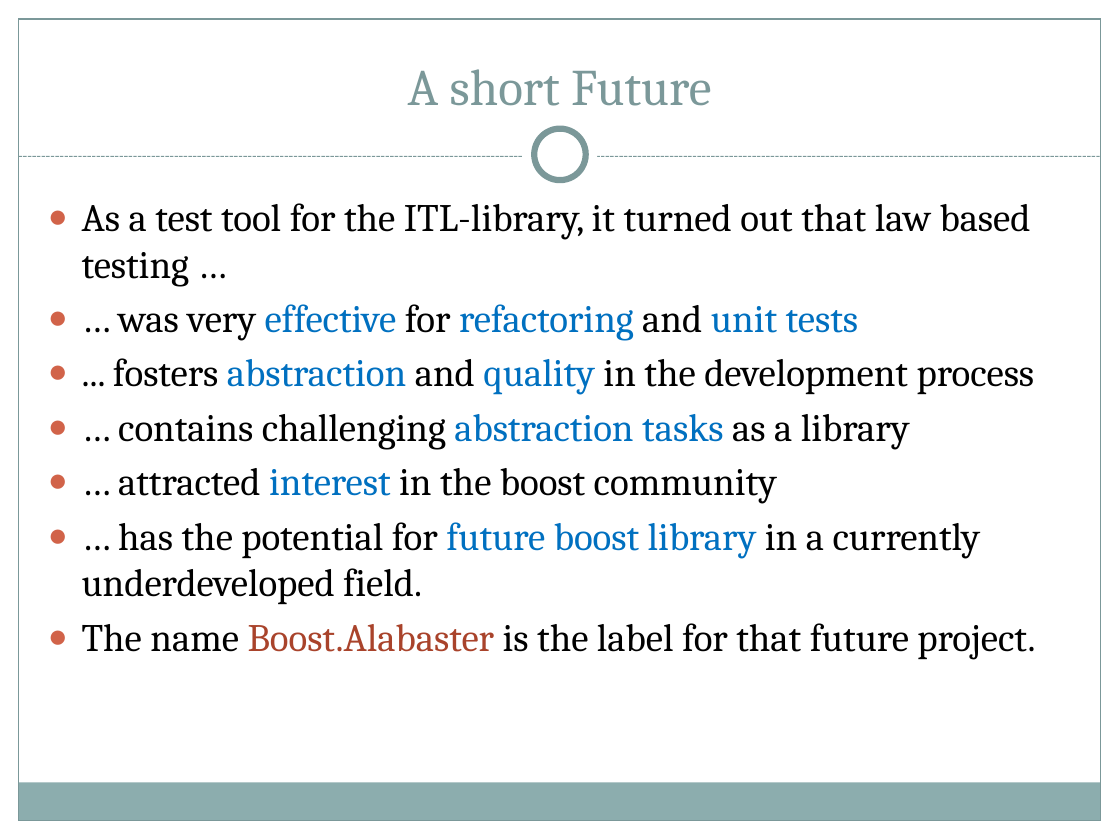
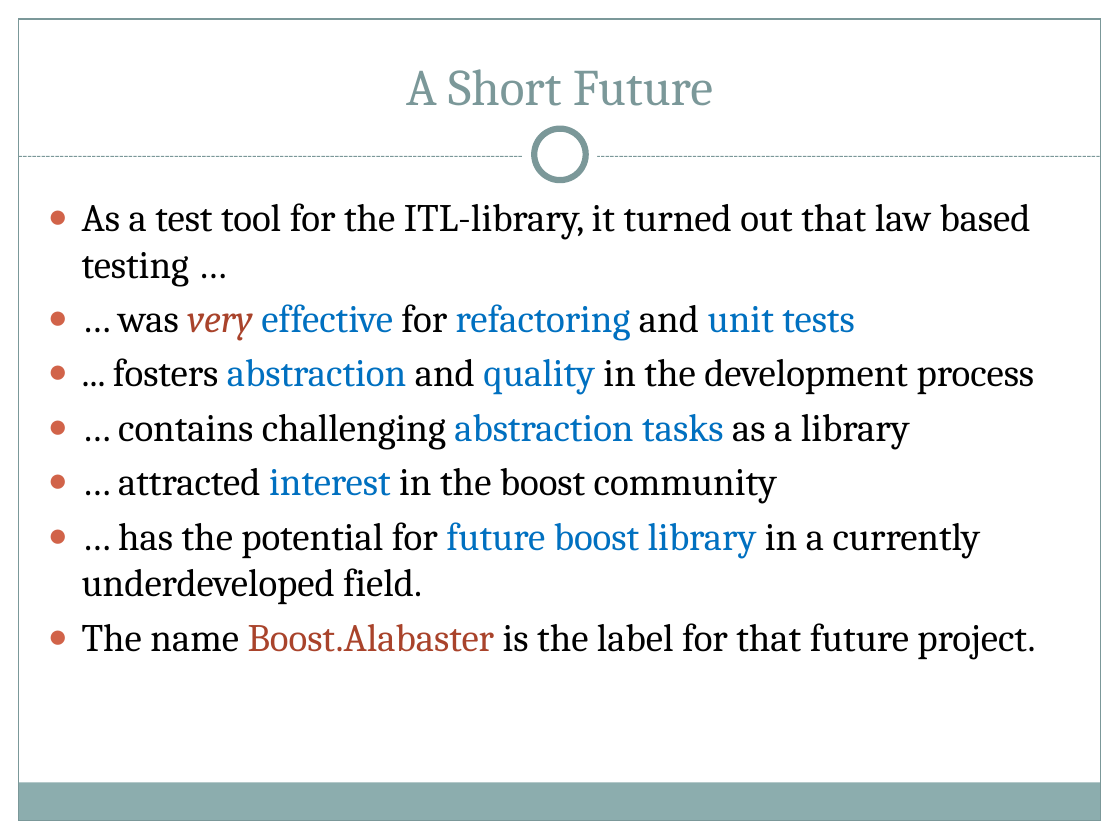
Before and after one commit to ryppl/boost-history, a slide deck: slide 4 of itl/libs/validate/doc/boostcon2010/BoostAlabaster.pptx (slide 3 before the commit). Drawn at 1120x840 pixels with LibreOffice and Linux fonts; fonts in the diff are those of the drawing; background and template pictures are left out. Boxes give left, top, right and bottom in pixels: in the first picture for what was removed or moved away, otherwise in the second. Text is boxed around its words. In the diff, an @@ line names an element or a change of style, - is before the commit and + after.

```diff
--- a/itl/libs/validate/doc/boostcon2010/BoostAlabaster.pptx
+++ b/itl/libs/validate/doc/boostcon2010/BoostAlabaster.pptx
@@ title at bbox=[406, 69, 713, 106]: text changed @@
-A short Future
+A Short Future
@@ text at bbox=[118, 304, 854, 341]: text colour #000000 to #A9432B, italic on in "very" @@
```
Also in this commit, not shown: 20 other slides changed, 17 slides added, 39 other files.
